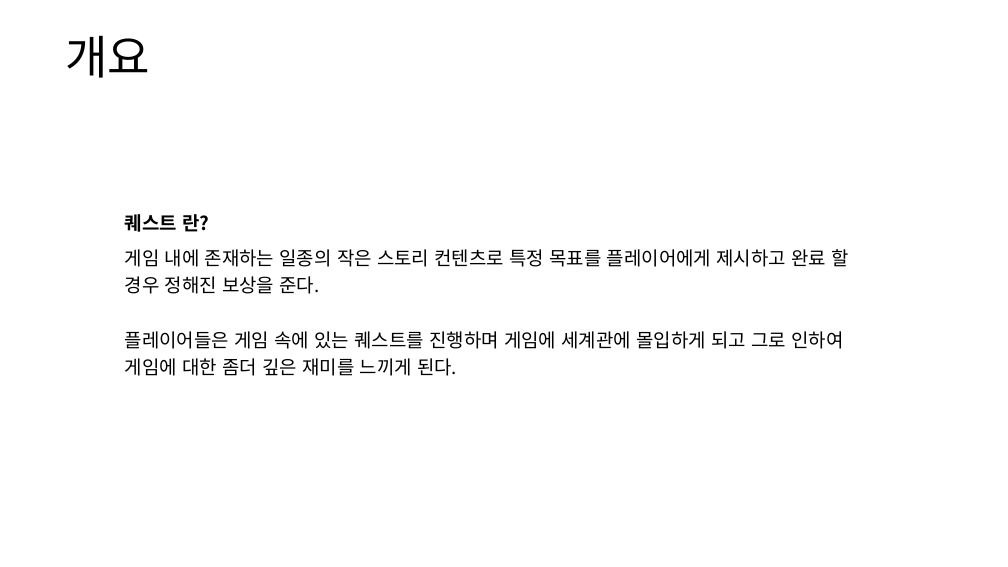
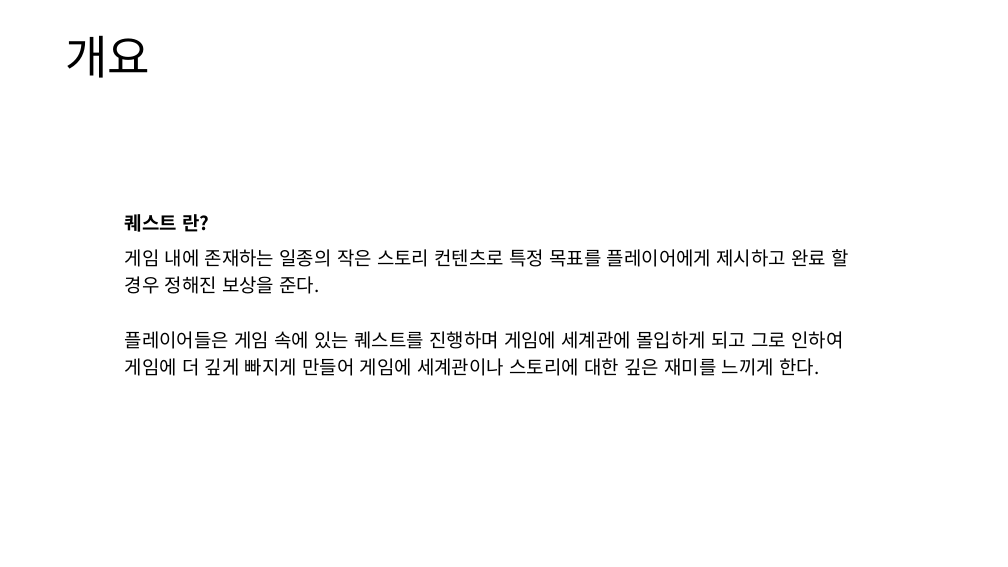
Before and after one commit to yjk0401/unityenginebasic_9th, a slide deck: slide 3 of 기획/메인 스토리 기획서.pptx. Drawn at 1008x567 pixels with LibreOffice and Linux fonts; fonts in the diff are those of the drawing. Boxes give left, top, right and bottom in pixels: in the first picture for what was removed or moved away, otherwise in the second. Text is boxed around its words. In the diff, an @@ line names an element or a change of style, - is before the commit and + after.

```diff
--- a/기획/메인 스토리 기획서.pptx
+++ b/기획/메인 스토리 기획서.pptx
@@ table at box(117, 205, 892, 380) @@
-row 2, column 1: 게임 내에 존재하는 일종의 작은 스토리 컨텐츠로 특정 목표를 플레이어에게 제시하고 완료 할 경우 정해진 보상을 준다. / 플레이어들은 게임 속에 있는 퀘스트를 진행하며 게임에 세계관에 몰입하게 되고 그로 인하여 게임에 대한 좀더 깊은 재미를 느끼게 된다.
+row 2, column 1: 게임 내에 존재하는 일종의 작은 스토리 컨텐츠로 특정 목표를 플레이어에게 제시하고 완료 할 경우 정해진 보상을 준다. / 플레이어들은 게임 속에 있는 퀘스트를 진행하며 게임에 세계관에 몰입하게 되고 그로 인하여 게임에 더 깊게 빠지게 만들어 게임에 세계관이나 스토리에 대한 깊은 재미를 느끼게 한다.
```
Also in this commit, not shown: 7 other slides changed, 7 slides added, 2 slides removed.
